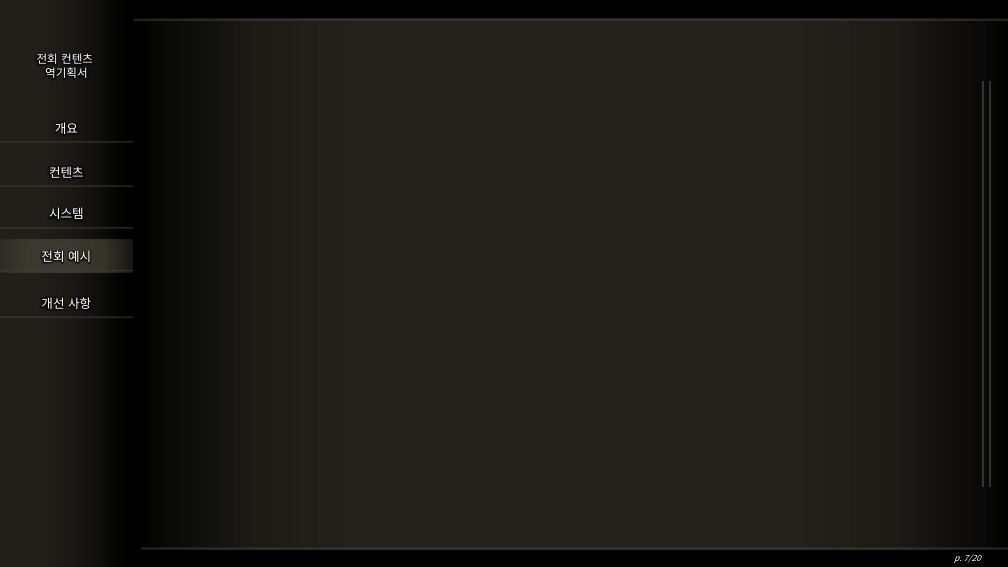
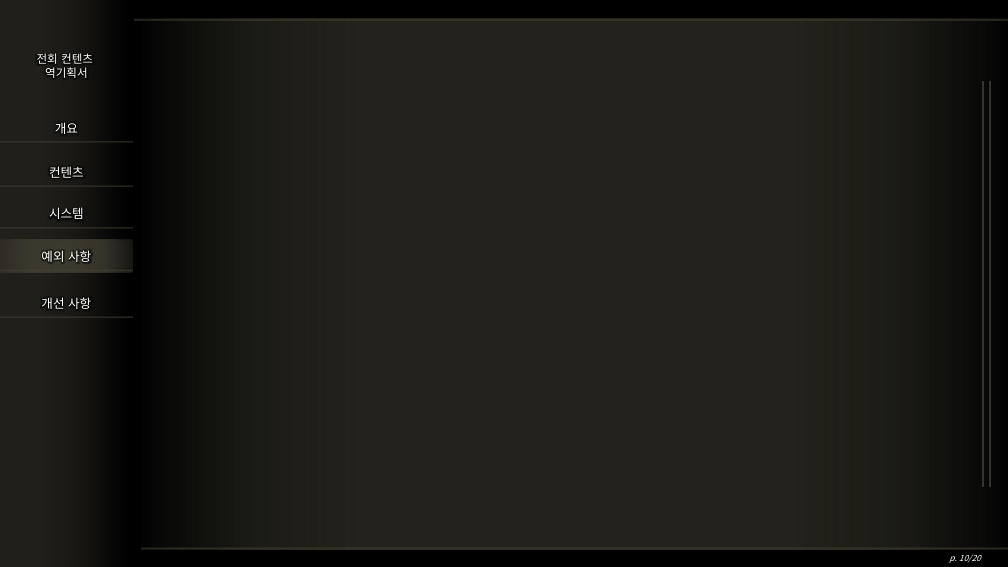
Before and after one commit to hjs0913/GameDesign, a slide deck: slide 10 of 엘든링 역기획서/엘든링_전회컨텐츠_역기획서.pptx (slide 7 before the commit). Drawn at 1008x567 pixels with LibreOffice and Linux fonts; fonts in the diff are those of the drawing; background and template pictures are left out. Boxes give left, top, right and bottom in pixels: in the first picture for what was removed or moved away, otherwise in the second. Text is boxed around its words. In the diff, an @@ line names an element or a change of style, - is before the commit and + after.

Commit message:
기획의도 수정 / '전회' 소개 작성

```diff
--- a/엘든링 역기획서/엘든링_전회컨텐츠_역기획서.pptx
+++ b/엘든링 역기획서/엘든링_전회컨텐츠_역기획서.pptx
@@ text at (x1=41, y1=250, x2=91, y2=262): text changed @@
-전회 예시
+예외 사항
@@ page number at (x1=949, y1=554, x2=981, y2=563): text changed @@
-p. 7/20
+p. 10/20
```
Also in this commit, not shown: 6 other slides changed, 3 slides added, 1 other file.
